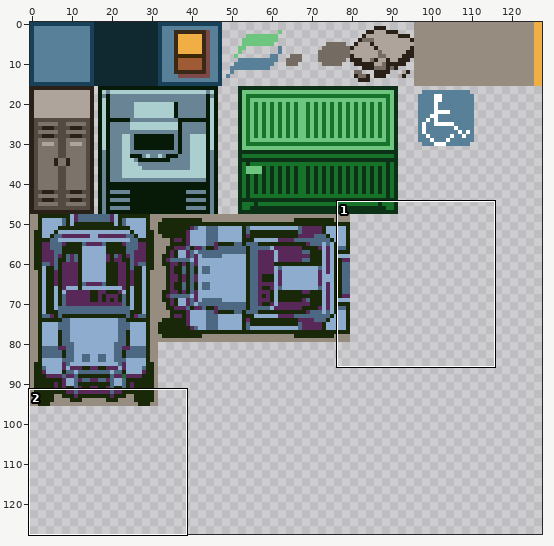
Two versions of one sprite sheet, epsilon/sprites/blockout.png. Above, an overview of the earlier version with the close-up marked.
Close-up. Before:
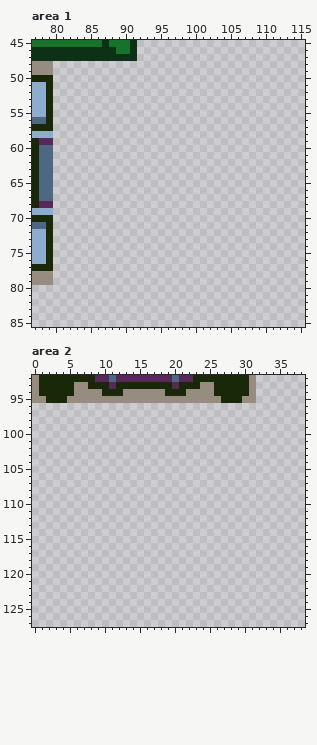
The file is 128x128 pixels. Colours within 5 levels of each other are drawn and written as one. Shown: area 1: x 77..115, y 45..85; area 2: x 0..38, y 92..127.
The result:
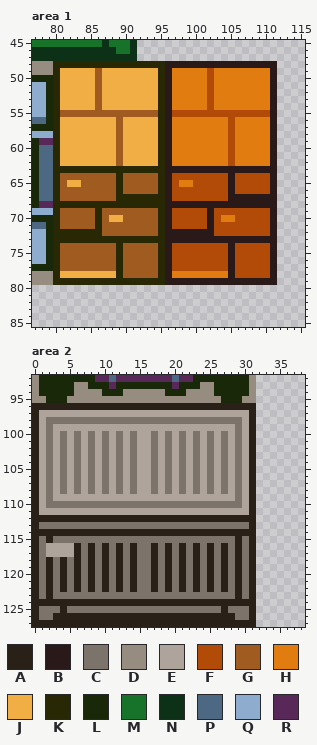
Palette (. is transparent): A #292118  B #2a1919  C #7c736a  D #978c80  E #aea49b  F #b14b07  G #9f5b20  H #e17c10  J #f1ae44  K #292805  L #182808  M #17732a  N #0d3117  P #4d6883  Q #8eacce  R #582858
From old to new:
Changed rows in their new state; - is an unchanged pixel.
Area 1:
first column x 80:
48 KKKKKKKKKKKKKKKKBBBBBBBBBBBBBBBB
49 KJJJJJGJJJJJJJJKBHHHHHFHHHHHHHHB
50 KJJJJJGJJJJJJJJKBHHHHHFHHHHHHHHB
51 KJJJJJGJJJJJJJJKBHHHHHFHHHHHHHHB
52 KJJJJJGJJJJJJJJKBHHHHHFHHHHHHHHB
53 KJJJJJGJJJJJJJJKBHHHHHFHHHHHHHHB
54 KJJJJJGJJJJJJJJKBHHHHHFHHHHHHHHB
55 KGGGGGGGGGGGGGGKBFFFFFFFFFFFFFFB
56 KJJJJJJJJGJJJJJKBHHHHHHHHFHHHHHB
57 KJJJJJJJJGJJJJJKBHHHHHHHHFHHHHHB
58 KJJJJJJJJGJJJJJKBHHHHHHHHFHHHHHB
59 KJJJJJJJJGJJJJJKBHHHHHHHHFHHHHHB
60 KJJJJJJJJGJJJJJKBHHHHHHHHFHHHHHB
61 KJJJJJJJJGJJJJJKBHHHHHHHHFHHHHHB
62 KJJJJJJJJGJJJJJKBHHHHHHHHFHHHHHB
63 KKKKKKKKKKKKKKKKBBBBBBBBBBBBBBBB
64 KGGGGGGGGKGGGGGKBFFFFFFFFBFFFFFB
65 KGJJGGGGGKGGGGGKBFHHFFFFFBFFFFFB
66 KGGGGGGGGKGGGGGKBFFFFFFFFBFFFFFB
67 KGGGGGGGGKKKKKKKBFFFFFFFFBBBBBBB
68 KKKKKKKKKKKKKKKKBBBBBBBBBBBBBBBB
69 KGGGGGKGGGGGGGGKBFFFFFBFFFFFFFFB
70 KGGGGGKGJJGGGGGKBFFFFFBFHHFFFFFB
71 KGGGGGKGGGGGGGGKBFFFFFBFFFFFFFFB
72 KKKKKKKGGGGGGGGKBBBBBBBFFFFFFFFB
73 KKKKKKKKKKKKKKKKBBBBBBBBBBBBBBBB
74 KGGGGGGGGKGGGGGKBFFFFFFFFBFFFFFB
75 KGGGGGGGGKGGGGGKBFFFFFFFFBFFFFFB
76 KGGGGGGGGKGGGGGKBFFFFFFFFBFFFFFB
77 KGGGGGGGGKGGGGGKBFFFFFFFFBFFFFFB
78 KJJJJJJJJKGGGGGKBHHHHHHHHBFFFFFB
79 KKKKKKKKKKKKKKKKBBBBBBBBBBBBBBBB
Area 2:
first column x 0:
 96 AAAAAAAAAAAAAAAAAAAAAAAAAAAAAAAA
 97 AEEEEEEEEEEEEEEEEEEEEEEEEEEEEEEA
 98 AECCCCCCCCCCCCCCCCCCCCCCCCCCCCEA
 99 AECEEEEEEEEEEEEEEEEEEEEEEEEEECEA
100 AECECECECECECECEECECECECECECECEA
101 AECECECECECECECEECECECECECECECEA
102 AECECECECECECECEECECECECECECECEA
103 AECECECECECECECEECECECECECECECEA
104 AECECECECECECECEECECECECECECECEA
105 AECECECECECECECEECECECECECECECEA
106 AECECECECECECECEECECECECECECECEA
107 AECECECECECECECEECECECECECECECEA
108 AECECECECECECECEECECECECECECECEA
109 AECEEEEEEEEEEEEEEEEEEEEEEEEEECEA
110 AECCCCCCCCCCCCCCCCCCCCCCCCCCCCEA
111 AEEEEEEEEEEEEEEEEEEEEEEEEEEEEEEA
112 AAAAAAAAAAAAAAAAAAAAAAAAAAAAAAAA
113 ACCCCCCCCCCCCCCCCCCCCCCCCCCCCCCA
114 AAAAAAAAAAAAAAAAAAAAAAAAAAAAAAAA
115 ACACCCCCCCCCCCCCCCCCCCCCCCCCCACA
116 ACEEEEACACACACACCACACACACACACACA
117 ACEEEEACACACACACCACACACACACACACA
118 ACACACACACACACACCACACACACACACACA
119 ACACACACACACACACCACACACACACACACA
120 ACACACACACACACACCACACACACACACACA
121 ACACACACACACACACCACACACACACACACA
122 ACACACACACACACACCACACACACACACACA
123 ACACCCCCCCCCCCCCCCCCCCCCCCCCCACA
124 AAAAAAAAAAAAAAAAAAAAAAAAAAAAAAAA
125 ACCCACCCCCCCCCCCCCCCCCCCCCCACCCA
126 ACCAAAAAAAAAAAAAAAAAAAAAAAAAACCA
127 AAAAAAAAAAAAAAAAAAAAAAAAAAAAAAAA
Boxes around the changes in both close-ups, in picture pixels (x1, y1, x2, y2):
added: (53, 61, 277, 285)
added: (32, 403, 256, 627)
